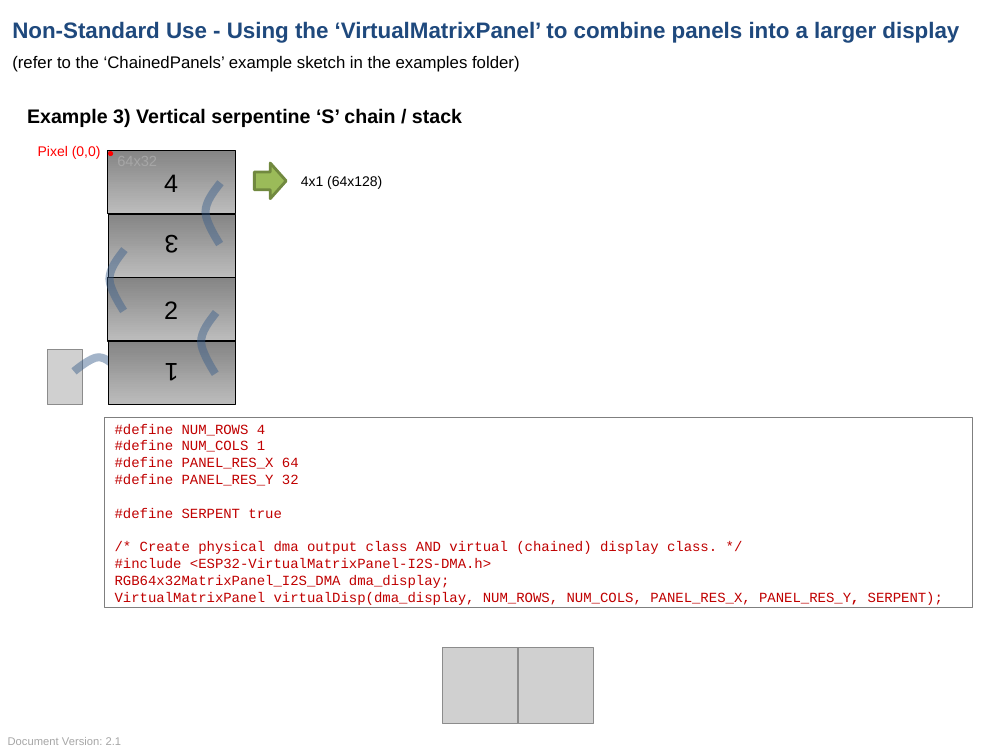
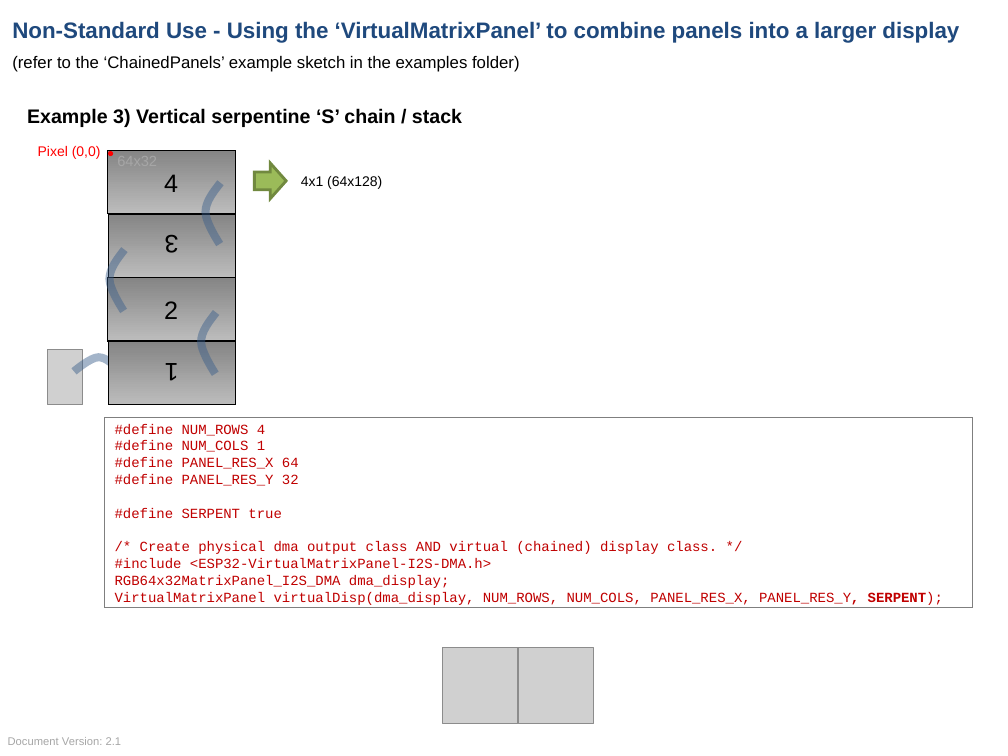
Before and after one commit to mrcodetastic/ESP32-HUB75-MatrixPanel-DMA, a slide deck: slide 3 of examples/ChainedPanels/VirtualMatrixPanel.odp. Drawn at 1008x756 pixels with LibreOffice and Linux fonts; fonts in the diff are those of the drawing; grey boxes stand for pictures. Boxes give left, top, right and bottom in pixels: in the first picture for what was removed or moved away, otherwise in the second. Text is boxed around its words. In the diff, an @@ line names an element or a change of style, - is before the commit and + after.

```diff
--- a/examples/ChainedPanels/VirtualMatrixPanel.odp
+++ b/examples/ChainedPanels/VirtualMatrixPanel.odp
@@ text in freeform shape at box(115, 592, 943, 605): bold on in "SERPENT);" @@
```
Also in this commit, not shown: 2 other slides changed, 1 other file.
